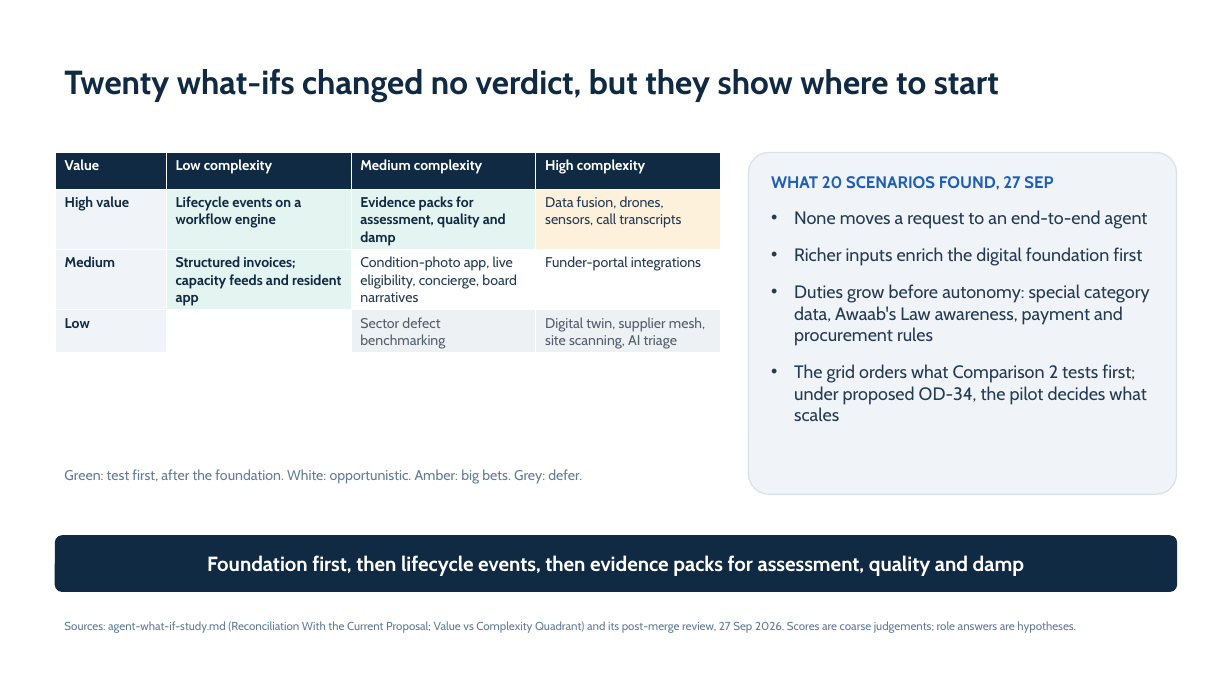
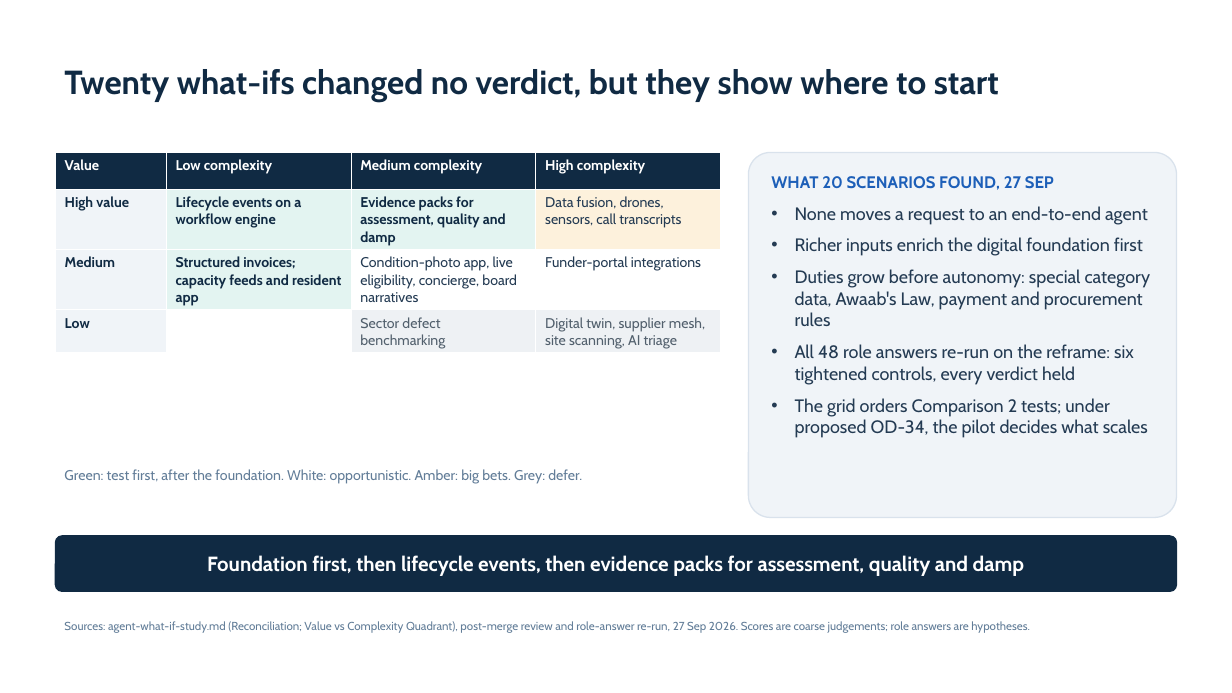
Before and after one commit to jmservera/ama, a slide deck: slide 10 of .copilot-tracking/ppt/2026-09-26/ama-mentor-progress-review/slide-deck/ama-mentor-progress-review.pptx. Drawn at 1232x693 pixels with LibreOffice and Linux fonts; fonts in the diff are those of the drawing. Boxes give left, top, right and bottom in pixels: in the first picture for what was removed or moved away, otherwise in the second. Text is boxed around its words. In the diff, an @@ line names an element or a change of style, - is before the commit and + after.

Commit message:
feat: update mentor deck and validation reports after role-answer re-run and commit count adjustments

```diff
--- a/.copilot-tracking/ppt/2026-09-26/ama-mentor-progress-review/slide-deck/ama-mentor-progress-review.pptx
+++ b/.copilot-tracking/ppt/2026-09-26/ama-mentor-progress-review/slide-deck/ama-mentor-progress-review.pptx
@@ rounded rectangle "WHAT 20 SCENARIOS FOUND, 27 ...": place and size @@
-rounded rectangle "WHAT 20 SCENARIOS FOUND, 27 ..." at [749, 152, 1177, 494]
+rounded rectangle "WHAT 20 SCENARIOS FOUND, 27 ..." at [749, 152, 1177, 518]
@@ text in rounded rectangle at [771, 176, 1148, 256]: less space between paragraphs @@
@@ text in rounded rectangle at [795, 269, 1151, 438]: text changed @@
-• Duties grow before autonomy: special category data, Awaab's Law awareness, payment and procurement rules
-• The grid orders what Comparison 2 tests first; under proposed OD-34, the pilot decides what scales
+• Duties grow before autonomy: special category data, Awaab's Law, payment and procurement rules
+• All 48 role answers re-run on the reframe: six tightened controls, every verdict held
+• The grid orders Comparison 2 tests; under proposed OD-34, the pilot decides what scales
@@ text at [64, 621, 1030, 633]: text changed @@
-Sources: agent-what-if-study.md (Reconciliation With the Current Proposal; Value vs Complexity Quadrant) and its post-merge review, 27 Sep 2026. Scores are coarse judgements; role answers are hypotheses.
+Sources: agent-what-if-study.md (Reconciliation; Value vs Complexity Quadrant), post-merge review and role-answer re-run, 27 Sep 2026. Scores are coarse judgements; role answers are hypotheses.
```
Also in this commit, not shown: 2 other slides changed, 13 other files.
